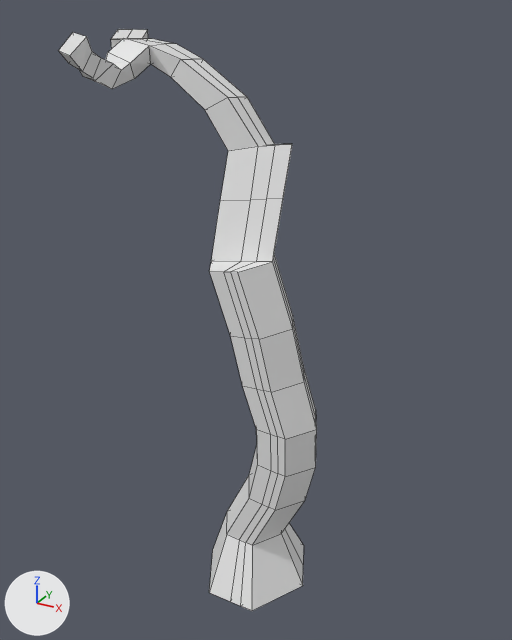
What one commit did to the Blender file Tree Trial.blend.
The view is the same before and after, from a 50 mm camera at (5.17, -9.41, 8.94) aimed at (-0.68, 1.22, 3.63). Every picture has the same lights, and +X, +Y and +Z are marked at lower left. Mesh edges are drawn as thin lines.
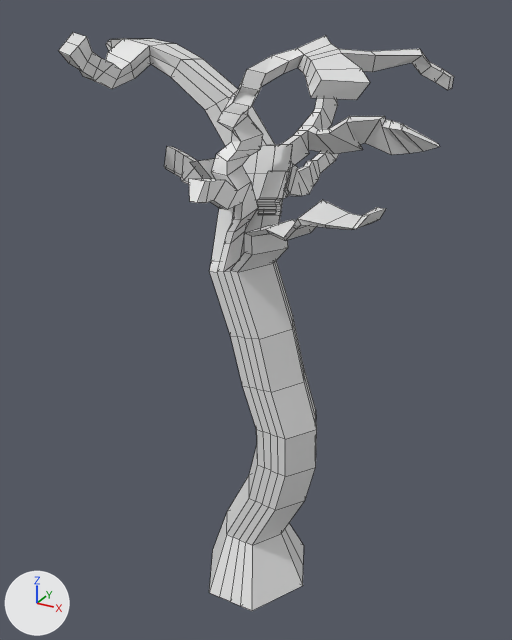
Commit message: more tree

The change in detail:
me_cube is used by ob_cube; location (0.0, 0.0, -0.51); scale (1.0, 1.0, 0.5).
me_cube had 184 vertices, 182 faces and spanned x -4.2..1.1, y -1.0..2.3, z -1.0..18.2.
me_cube now has 596 vertices, 594 faces and spans x -4.2..2.6, y -1.5..4.0, z -1.0..18.2.
me_cube part 1: 7 vertices moved from x -4.2..-0.2, y 1.2..2.3, z 14.8..18.2 to x -4.2..-0.2, y 1.0..1.8, z 14.8..17.8; 3 vertices removed from x -0.6..0.0, y 0.4..1.2, z 13.1..14.8; 415 vertices added at x -4.1..2.6, y -1.5..4.0, z -1.0..18.2.

Where the change shows, as pixel boxes [x1, y1, x2, y2] in the pictures (512 x 640 px):
'Cube', reshaped (53% wider): before [59, 29, 317, 611]; after [59, 32, 454, 611]
part 1 of me_cube, built on: before [111, 29, 292, 262]; after [64, 35, 454, 601]
